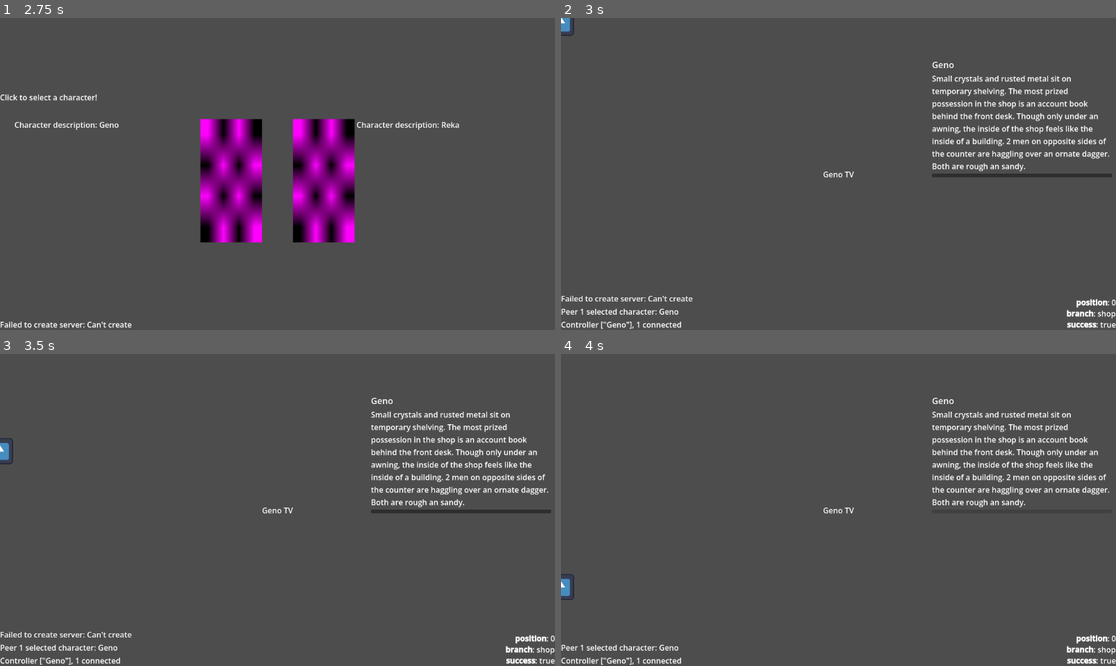
Above: before the commit, frames 1-4 (two rows, left to right).
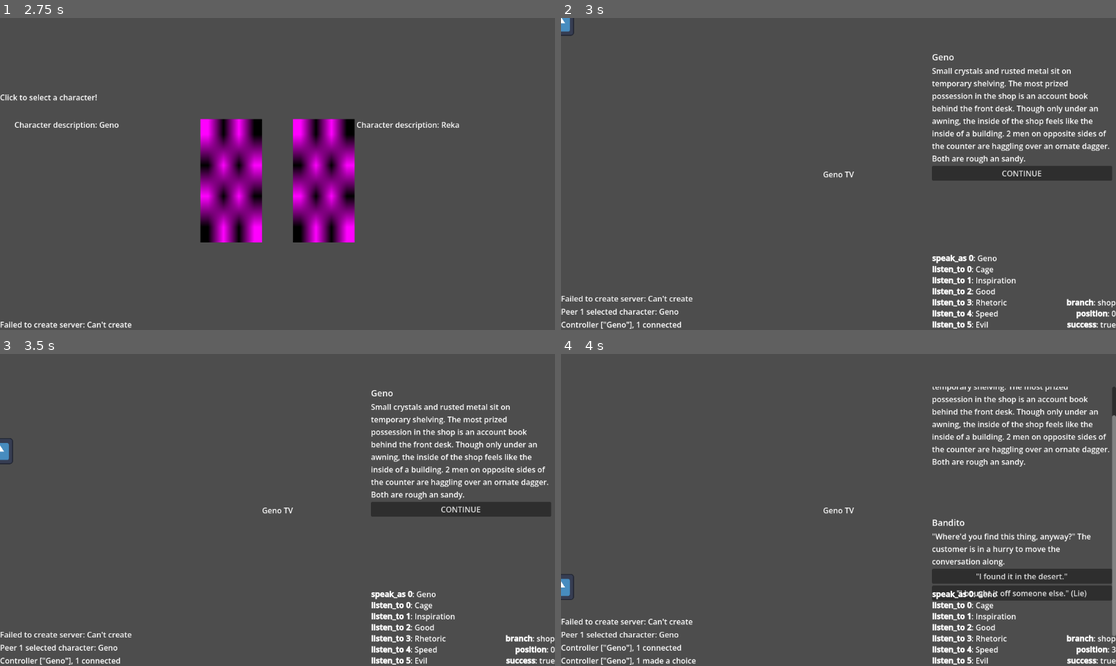
Above: after the commit, the same moments.

Repository: Roboticy3/Louder
Game: Godot game, scene res://demos/september/main_menu.tscn
The game is run twice, just before and just after one commit, with the same random seed, the same clock (stepped at 60 frames per second) and the same inputs. The engine's default icon, where the game draws it, is replaced by a stand-in: a white triangle on a blue panel in a dark square.
Inputs (mouse positions are in pixels of both pictures, inside the frame that each line leads up to):
- Up to frame 1 (2.75 s): click (283, 167) at 0.52 s; type "12" at 0.6 s; click "HOST GAME" at 1.25 s; click "GO" at 2 s
- Up to frame 2 (3 s): click (699, 180) at 2.77 s
- Up to frame 3 (3.5 s): no input
- Up to frame 4 (4 s): click (1021, 510) at 3.5 s

Frame 1 is identical in both runs. In frame 2, 6.6% of the frame differs, in the area x 66-100%, y 11-100%; in frame 3, 6.6%; in frame 4, 9.7%, in the area x 0-100%, y 10-100%.

Commit message:
added more debug information

Diff:
--- a/editor/demos/september/network/controller_event_layer.gd
+++ b/editor/demos/september/network/controller_event_layer.gd
@@ -59,7 +59,7 @@
 # --- choices -------------------------------------------------------------
 
 func request_choice(controller:PSController, choice: String) -> void:
-	if !is_instance_valid(controller) or choice.is_empty():
+	if !is_instance_valid(controller):
 		return
 	if !multiplayer.has_multiplayer_peer():
 		return
--- a/editor/demos/september/ui/main_dialogue_debug.gd
+++ b/editor/demos/september/ui/main_dialogue_debug.gd
@@ -7,12 +7,33 @@
 	BodyProperties.success: true,
 }
 
-@export var text:RichTextLabel
+@export var data_text:RichTextLabel
+@export var speaker_text:RichTextLabel
 
-func set_body(body:Dictionary[BodyProperties, Variant]) -> void:
-	var new_text:=""
-	for k in body:
-		if !(k in FILTER): continue
+func _ready() -> void:
+	ControllerEventLayer.event.connect(_on_controller_event)
+	_on_controller_event(0, ControllerEventLayer.get_connected_controller())
+
+func _on_controller_event(_type, controller:PSController) -> void:
+
+	var current_controller := ControllerEventLayer.get_connected_controller()
+	if !current_controller or current_controller != controller:
+		return
+
+	var data := controller.data
+
+	var new_data_text:=""
+	for k in FILTER:
+		if !(k in data): continue
 		var key_name = BodyProperties.find_key(k)
-		new_text += "[b]%s[/b]: %s\n" % [str(key_name), str(body[k])]
-	text.text = new_text
+		new_data_text += "[b]%s[/b]: %s\n" % [str(key_name), str(data[k])]
+	data_text.text = new_data_text
+
+	var speak_as := controller.speak_as
+	var listen_to := controller.listen_to
+	var new_speaker_text:=""
+	for i in speak_as.size():
+		new_speaker_text += "[b]%s %d[/b]: %s\n" % ["speak_as", i, speak_as[i]]
+	for i in listen_to.size():
+		new_speaker_text += "[b]%s %d[/b]: %s\n" % ["listen_to", i, listen_to[i]]
+	speaker_text.text = new_speaker_text
--- a/editor/demos/september/ui/main_dialogue_debug.tscn
+++ b/editor/demos/september/ui/main_dialogue_debug.tscn
@@ -2,7 +2,7 @@
 
 [ext_resource type="Script" uid="uid://csgv46x1tqok5" path="res://demos/september/ui/main_dialogue_debug.gd" id="1_ywo2p"]
 
-[node name="MainDialogueDebug" type="Control" unique_id=2025365747 node_paths=PackedStringArray("text")]
+[node name="MainDialogueDebug" type="Control" unique_id=2025365747 node_paths=PackedStringArray("data_text", "speaker_text")]
 layout_mode = 3
 anchors_preset = 15
 anchor_right = 1.0
@@ -11,9 +11,16 @@
 grow_vertical = 2
 mouse_filter = 2
 script = ExtResource("1_ywo2p")
-text = NodePath("RichTextLabel")
+data_text = NodePath("GridContainer/RichTextLabel")
+speaker_text = NodePath("GridContainer/RichTextLabel2")
 
-[node name="RichTextLabel" type="RichTextLabel" parent="." unique_id=74959832]
+[node name="HBoxContainer" type="HBoxContainer" parent="." unique_id=596874679]
+layout_mode = 0
+offset_right = 40.0
+offset_bottom = 40.0
+mouse_filter = 2
+
+[node name="GridContainer" type="GridContainer" parent="." unique_id=1793617539]
 layout_mode = 1
 anchors_preset = 15
 anchor_right = 1.0
@@ -21,6 +28,22 @@
 grow_horizontal = 2
 grow_vertical = 2
 mouse_filter = 2
+columns = 2
+
+[node name="RichTextLabel2" type="RichTextLabel" parent="GridContainer" unique_id=1152455493]
+layout_mode = 2
+size_flags_horizontal = 3
+size_flags_vertical = 3
+mouse_filter = 2
+bbcode_enabled = true
+autowrap_mode = 0
+vertical_alignment = 2
+
+[node name="RichTextLabel" type="RichTextLabel" parent="GridContainer" unique_id=74959832]
+layout_mode = 2
+size_flags_horizontal = 3
+size_flags_vertical = 3
+mouse_filter = 2
 bbcode_enabled = true
 fit_content = true
 horizontal_alignment = 2
--- a/editor/demos/september/ui/scrolling_dialogue_feed.gd
+++ b/editor/demos/september/ui/scrolling_dialogue_feed.gd
@@ -7,15 +7,12 @@
 @export var dialogue_item:PackedScene
 @export var max_items := 100
 @export var scroll_container:ScrollContainer
-@export var debug_display:Node
 @export var spectator:=false
 
 var item_count := 0
 var top:Node = null
 
 func push_item(body:Dictionary[BodyProperties, Variant]):
-	if debug_display and debug_display.has_method("set_body"):
-		debug_display.set_body(body)
 
 	if top and top.has_method("clear_choices"):
 		top.clear_choices.call_deferred()
--- a/editor/demos/september/ui/scrolling_dialogue_item.gd
+++ b/editor/demos/september/ui/scrolling_dialogue_item.gd
@@ -35,8 +35,13 @@
 	if !disabled: for choice in data.get(BodyProperties.choices, []):
 		if !(choice is Dictionary): continue
 		var button := Button.new()
-		button.text = str(choice.get(ChoiceProperties.from_choice, ""))
-		button.pressed.connect(_on_choice_pressed.bind(button.text))
+		var choice_text := str(choice.get(ChoiceProperties.from_choice, ""))
+		if choice_text.is_empty():
+			button.text = "CONTINUE"
+		else:
+			button.text = choice_text
+
+		button.pressed.connect(_on_choice_pressed.bind(choice_text))
 		element_container.add_child(button)
 
 
